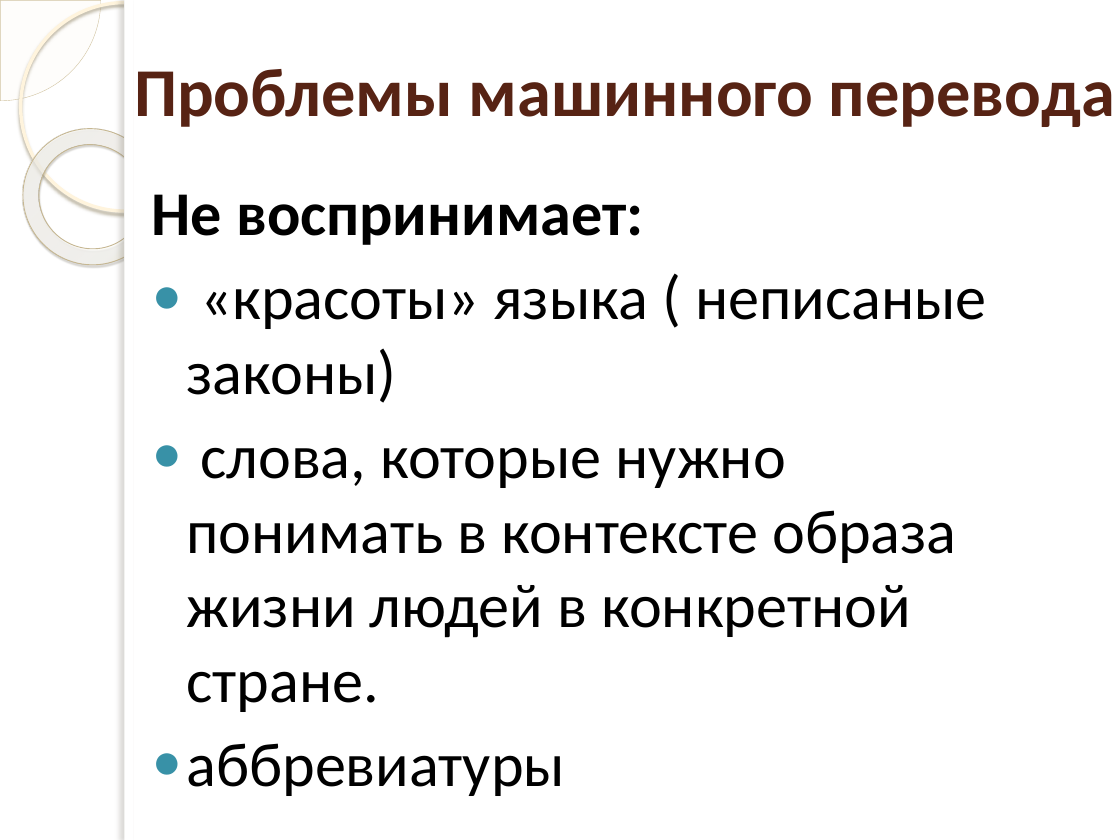
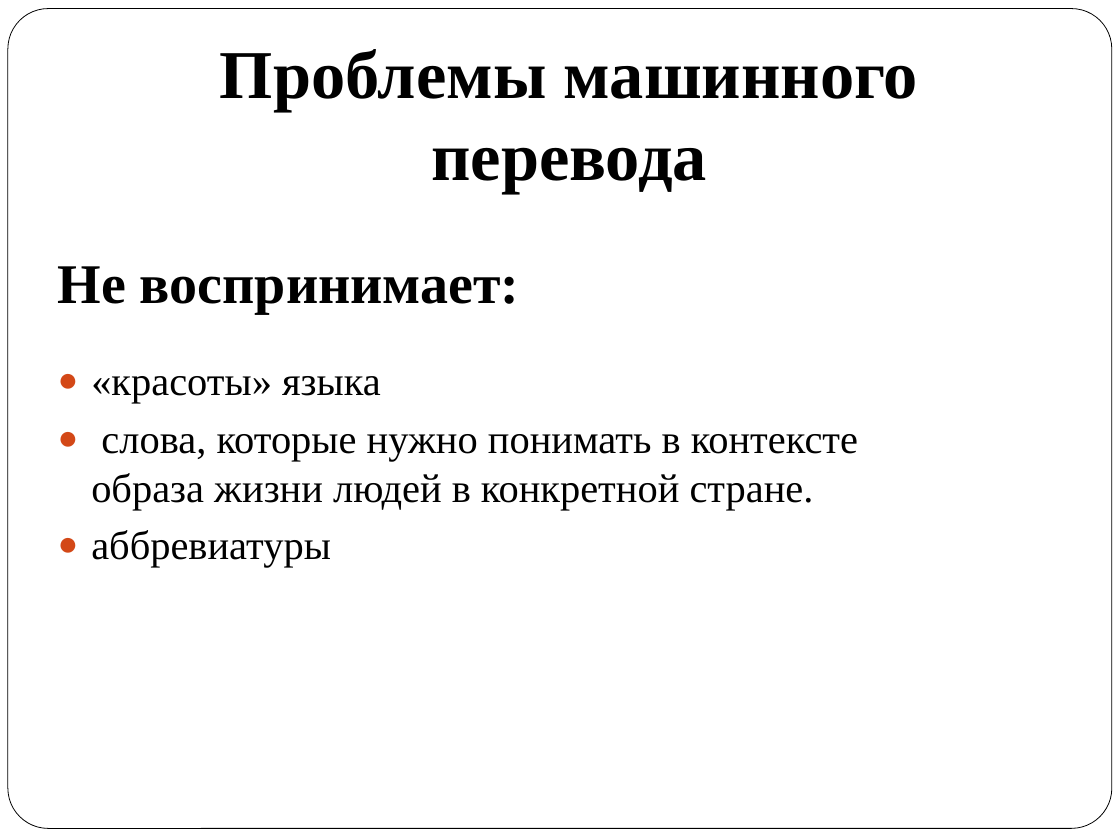
Before and after one commit to AnnaOnuchina/-, a slide deck: slide 11 of Курсовая Машинный перевод.pptx. Drawn at 1120x840 pixels with LibreOffice and Linux fonts; fonts in the diff are those of the drawing; background and template pictures are left out. Boxes give left, top, right and bottom in pixels: in the first picture for what was removed or moved away, otherwise in the second. Text is boxed around its words. In the diff, an @@ line names an element or a change of style, - is before the commit and + after.

```diff
--- a/Курсовая Машинный перевод.pptx
+++ b/Курсовая Машинный перевод.pptx
@@ pie slice (boxed as its full ellipse) removed at (0, 0, 101, 101) @@
@@ rounded rectangle added at (8, 9, 1112, 829), fill #FFFFFF, outline #000000 0.5 pt @@
@@ ellipse removed at (20, 2, 228, 211) @@
@@ rectangle removed at (124, 0, 1120, 840) @@
@@ rectangle removed at (124, 0, 133, 840) @@
@@ title "Проблемы машинного перевода": place and size @@
-title "Проблемы машинного перевода" at (134, 69, 1115, 127)
+title "Проблемы машинного перевода" at (220, 49, 918, 193)
@@ title "Проблемы машинного перевода" at (220, 49, 918, 193): font Calibri to Times New Roman, text colour #572314 to #000000; vertical alignment middle to bottom @@
@@ donut removed at (0, 101, 187, 292) @@
@@ text "Не воспринимает:": place and size @@
-text "Не воспринимает:" at (152, 194, 987, 796)
+text "Не воспринимает:" at (58, 266, 858, 568)
@@ text at (58, 266, 858, 568): size 40 to 36 pt in "Не воспринимает:"; font Calibri to Times New Roman in "Не воспринимает:", "слова, которые нужно понимать в контексте образа ...", "аббревиатуры"; size 40 to 26 pt in "слова, которые нужно понимать в контексте образа ...", "аббревиатуры"; indent changed; bullet colour #3891A7 to #D34817 @@
@@ text at (91, 376, 381, 404): text changed; size 40 to 26 pt; font Calibri to Times New Roman @@
-● «красоты» языка ( неписаные законы)
+● «красоты» языка
```
Also in this commit, not shown: 12 other slides changed.
